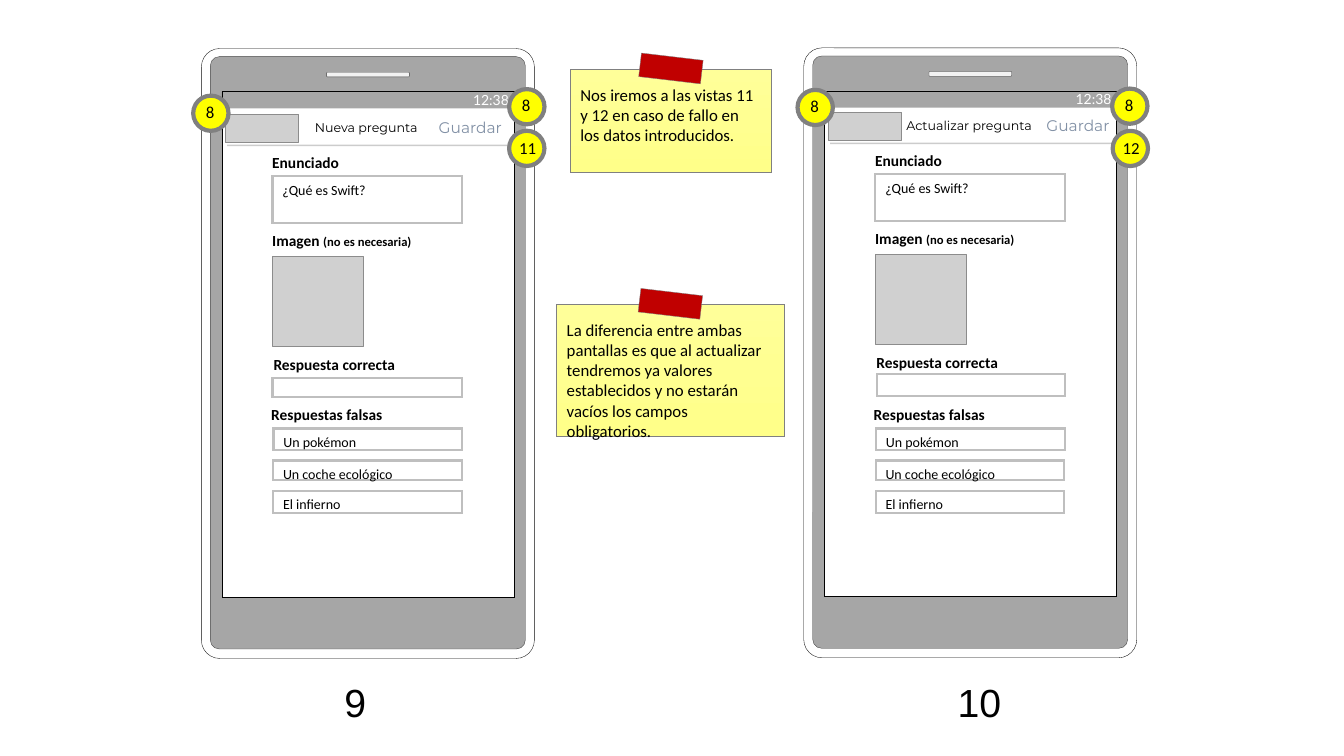
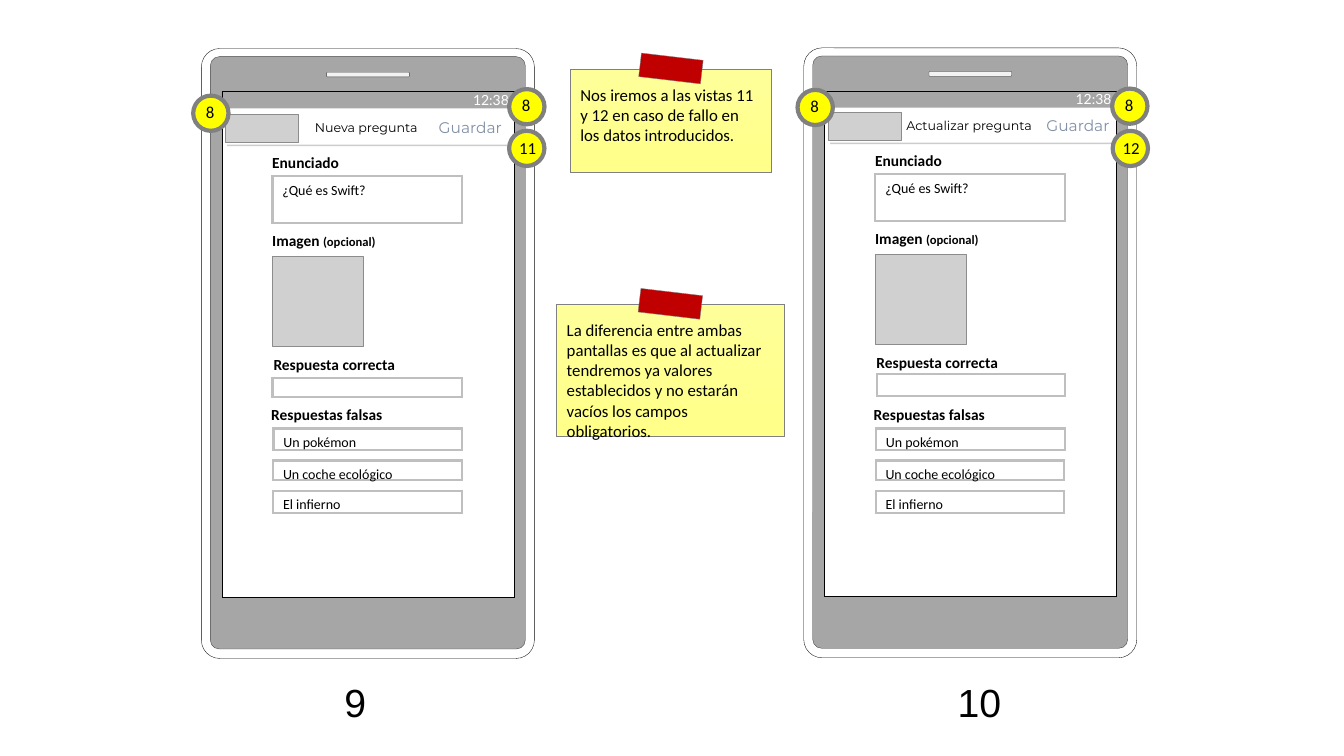
Before and after one commit to AlfonsoLRz/Quiz, a slide deck: slide 6 of doc/Storyboard.pptx. Drawn at 1344x756 pixels with LibreOffice and Linux fonts; fonts in the diff are those of the drawing; grey boxes stand for pictures. Boxes give left, top, right and bottom in pixels: in the first picture for what was removed or moved away, otherwise in the second. Text is boxed around its words. In the diff, an @@ line names an element or a change of style, - is before the commit and + after.

```diff
--- a/doc/Storyboard.pptx
+++ b/doc/Storyboard.pptx
@@ text at [272, 236, 375, 249]: text changed @@
-Imagen (no es necesaria)
+Imagen (opcional)
@@ text at [875, 234, 978, 247]: text changed @@
-Imagen (no es necesaria)
+Imagen (opcional)
```
Also in this commit, not shown: 1 other slide changed, 1 other file.
